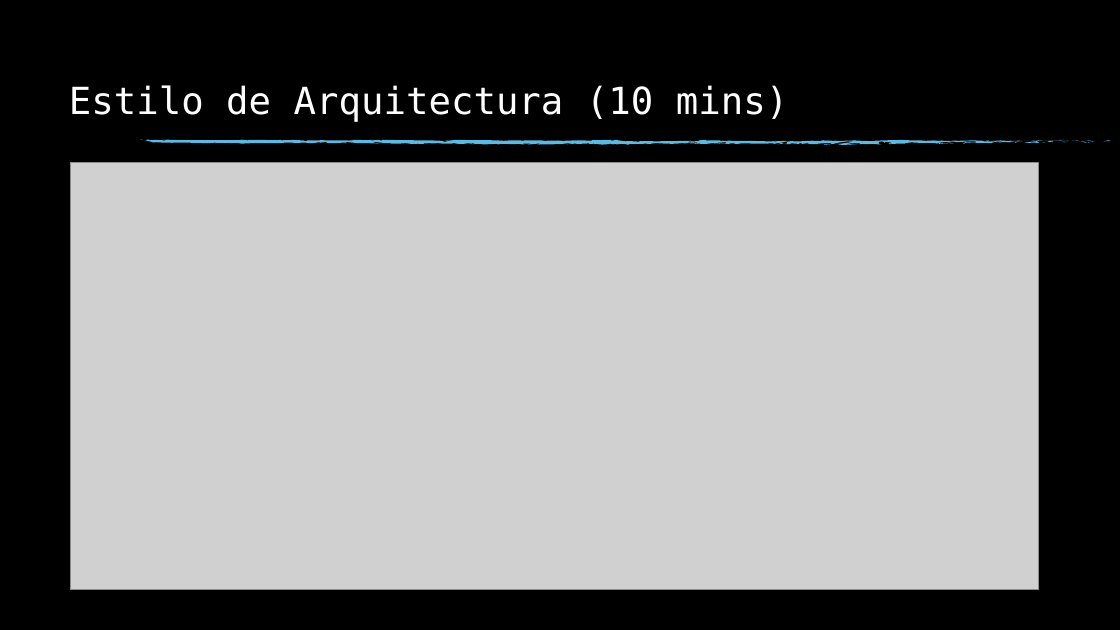
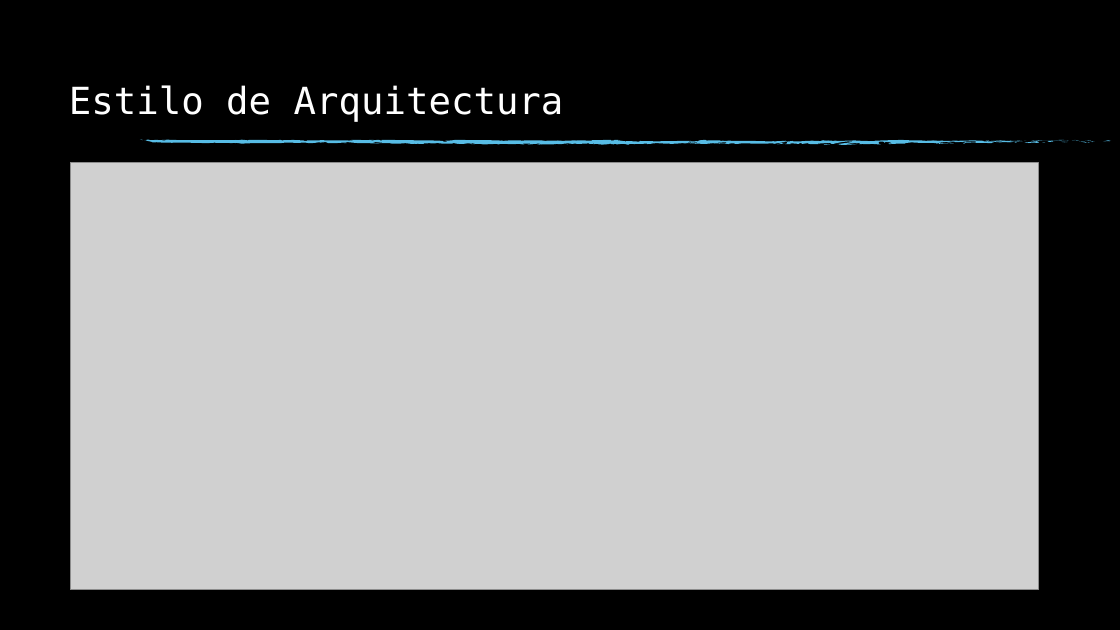
Before and after one commit to elkoyote07/kata-arch, a slide deck: slide 8 of docs/presentations/Kata Session.pptx. Drawn at 1120x630 pixels with LibreOffice and Linux fonts; fonts in the diff are those of the drawing; grey boxes stand for pictures; background and template pictures are left out. Boxes give left, top, right and bottom in pixels: in the first picture for what was removed or moved away, otherwise in the second. Text is boxed around its words. In the diff, an @@ line names an element or a change of style, - is before the commit and + after.

```diff
--- a/docs/presentations/Kata Session.pptx
+++ b/docs/presentations/Kata Session.pptx
@@ title at (69,85,564,122): text changed @@
-Estilo de Arquitectura (10 mins)
+Estilo de Arquitectura
```
Also in this commit, not shown: 6 other slides changed, 1 slide added.
